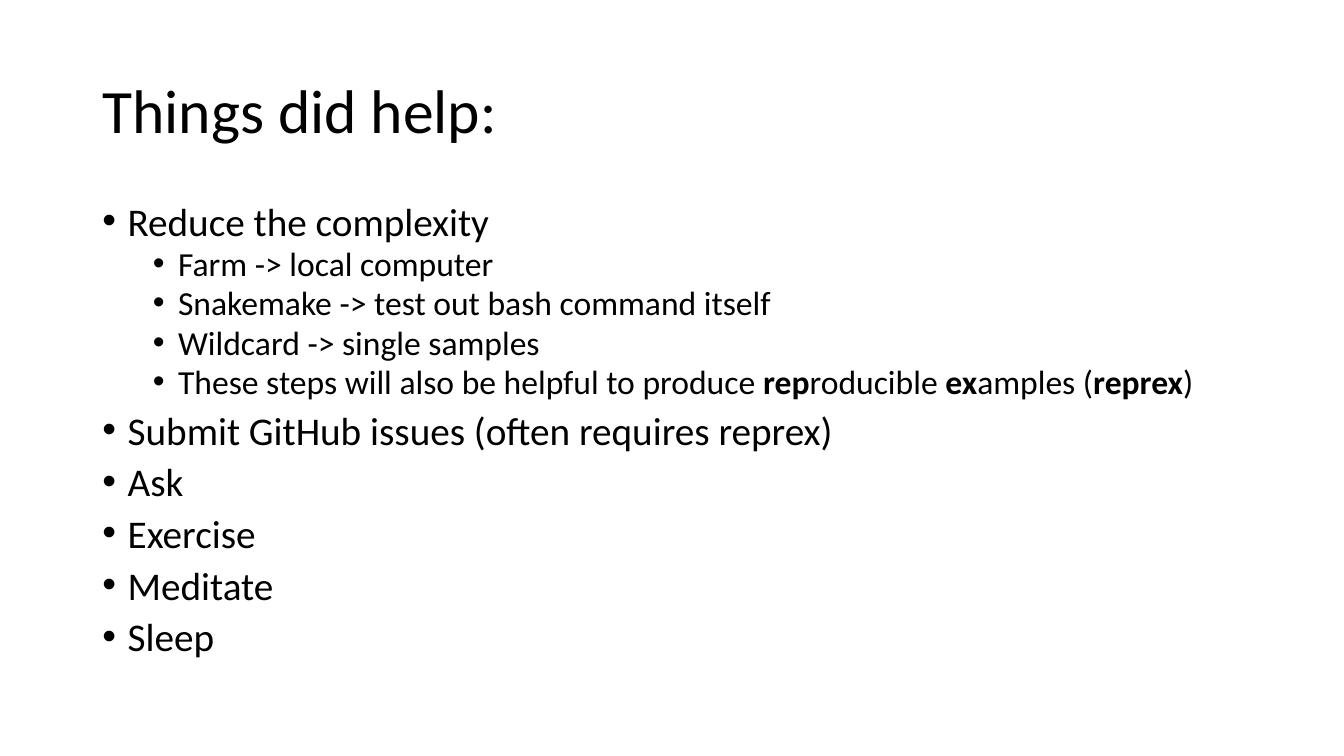
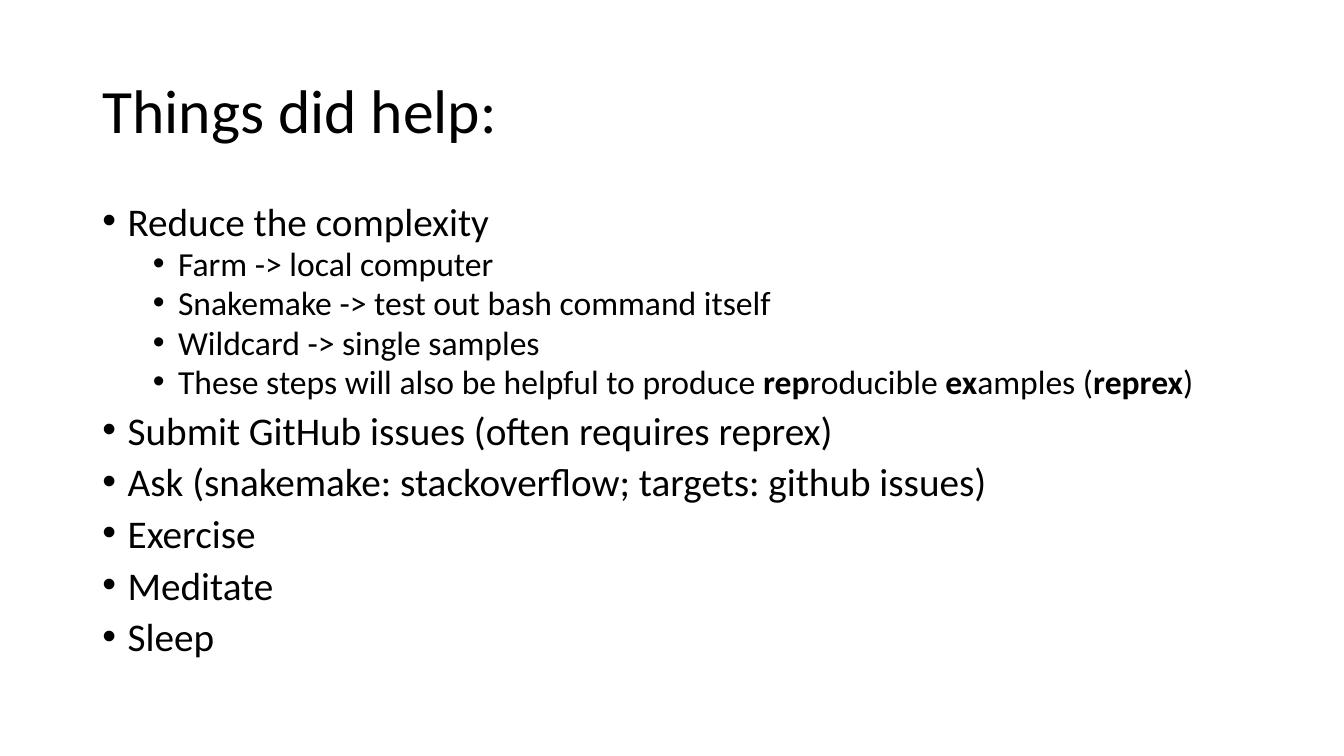
Before and after one commit to liutiming/snakemake-workshop, a slide deck: slide 14 of Snakemake x Targets TL.pptx (slide 13 before the commit). Drawn at 1344x756 pixels with LibreOffice and Linux fonts; fonts in the diff are those of the drawing. Boxes give left, top, right and bottom in pixels: in the first picture for what was removed or moved away, otherwise in the second. Text is boxed around its words. In the diff, an @@ line names an element or a change of style, - is before the commit and + after.

```diff
--- a/Snakemake x Targets TL.pptx
+++ b/Snakemake x Targets TL.pptx
@@ text at (128, 467, 986, 503): text changed @@
-• Ask
+• Ask (snakemake: stackoverflow; targets: github issues)
```
Also in this commit, not shown: 3 other slides changed, 2 slides added.
